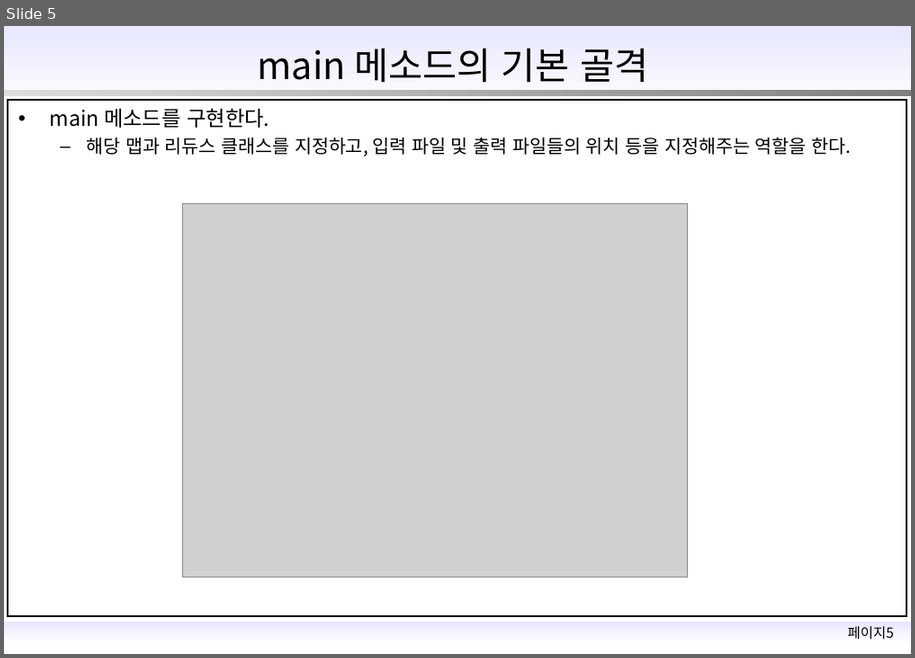
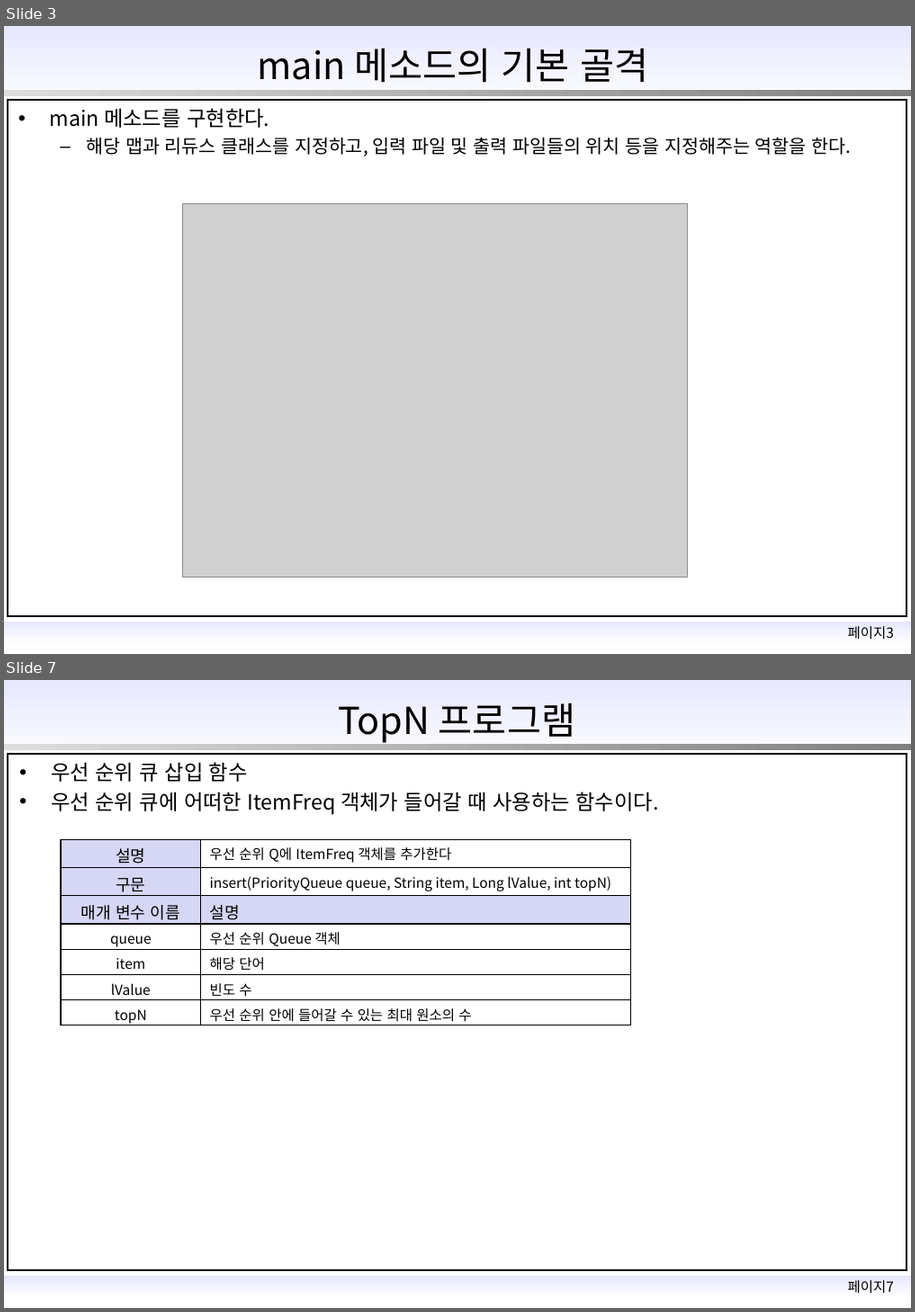
Before and after one commit to vt0311/acorn_hadoop, a slide deck: 맵리듀스.pptx. Shown one above the other, each under a label of ours: slide 5 before the commit, slides 3 and 7 after it; the slides between them are not shown. The pictures are 915x658 and 915x1312 pixels, drawn with LibreOffice and Linux fonts; fonts in the diff are those of the drawing; grey boxes stand for pictures; background and template pictures are left out. Boxes give left, top, right and bottom in pixels: in the first picture for what was removed or moved away, otherwise in the second. Text is boxed around its words. In the diff, an @@ line names an element or a change of style, - is before the commit and + after.

```diff
--- a/맵리듀스.pptx
+++ b/맵리듀스.pptx
@@ slide 7 added at [4, 680, 911, 1308], background #FFFFFF; not listed: 5 template elements that a slide beside it also shows @@
@@ title added at [338, 703, 576, 743], 32 pt, text #000000 @@
+TopN 프로그램
@@ text added at [51, 762, 658, 815], 18 pt, text #000000 @@
+• 우선 순위 큐 삽입 함수
+• 우선 순위 큐에 어떠한 ItemFreq 객체가 들어갈 때 사용하는 함수이다.
@@ table added at [61, 839, 631, 1027], 7 rows, 2 columns @@
+설명 | 우선 순위 Q에 ItemFreq 객체를 추가한다
+구문 | insert(PriorityQueue queue, String item, Long lValue, int topN)
+매개 변수 이름 | 설명
+queue | 우선 순위 Queue 객체
+item | 해당 단어
+lValue | 빈도 수
+topN | 우선 순위 안에 들어갈 수 있는 최대 원소의 수
@@ what was slide 5 is now slide 3 @@
@@ text at [848, 626, 894, 640]: text changed @@
-페이지5
+페이지3
```
Also in this commit, not shown: 2 slides changed, 7 other slides added, 1 other file.
